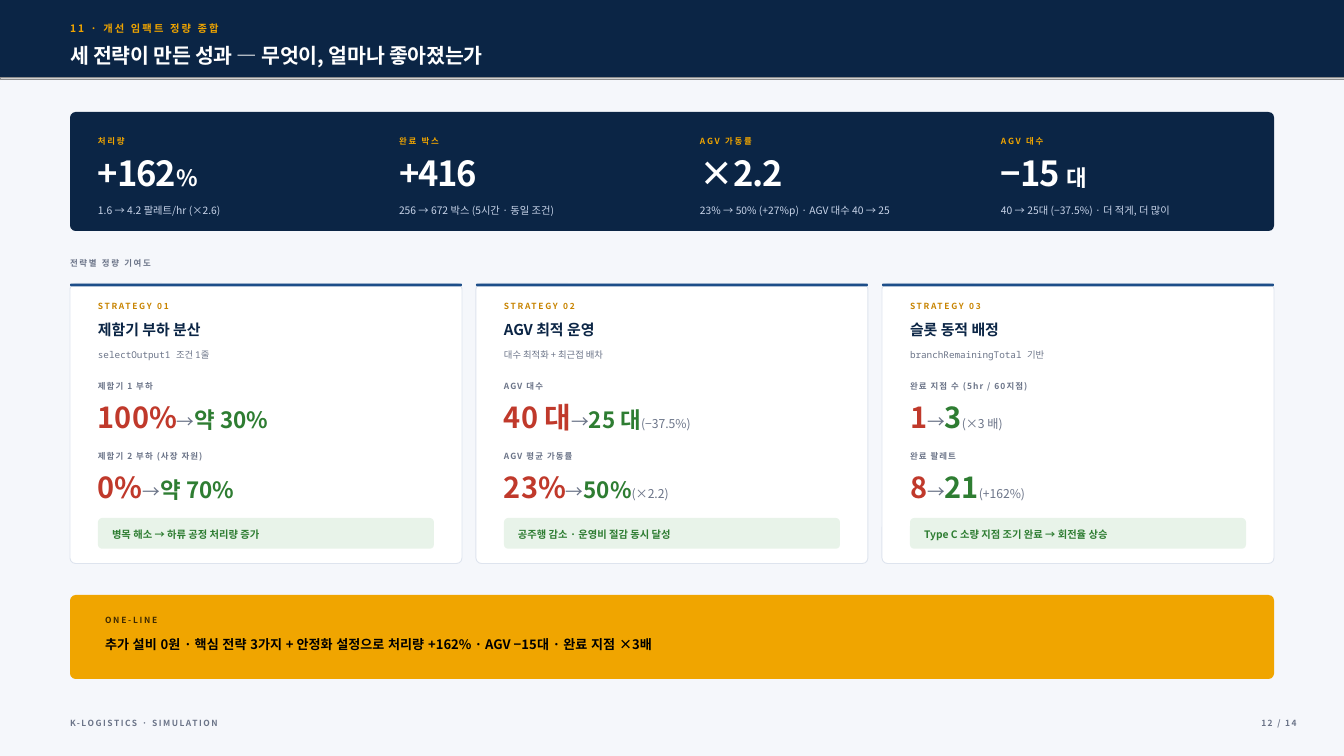
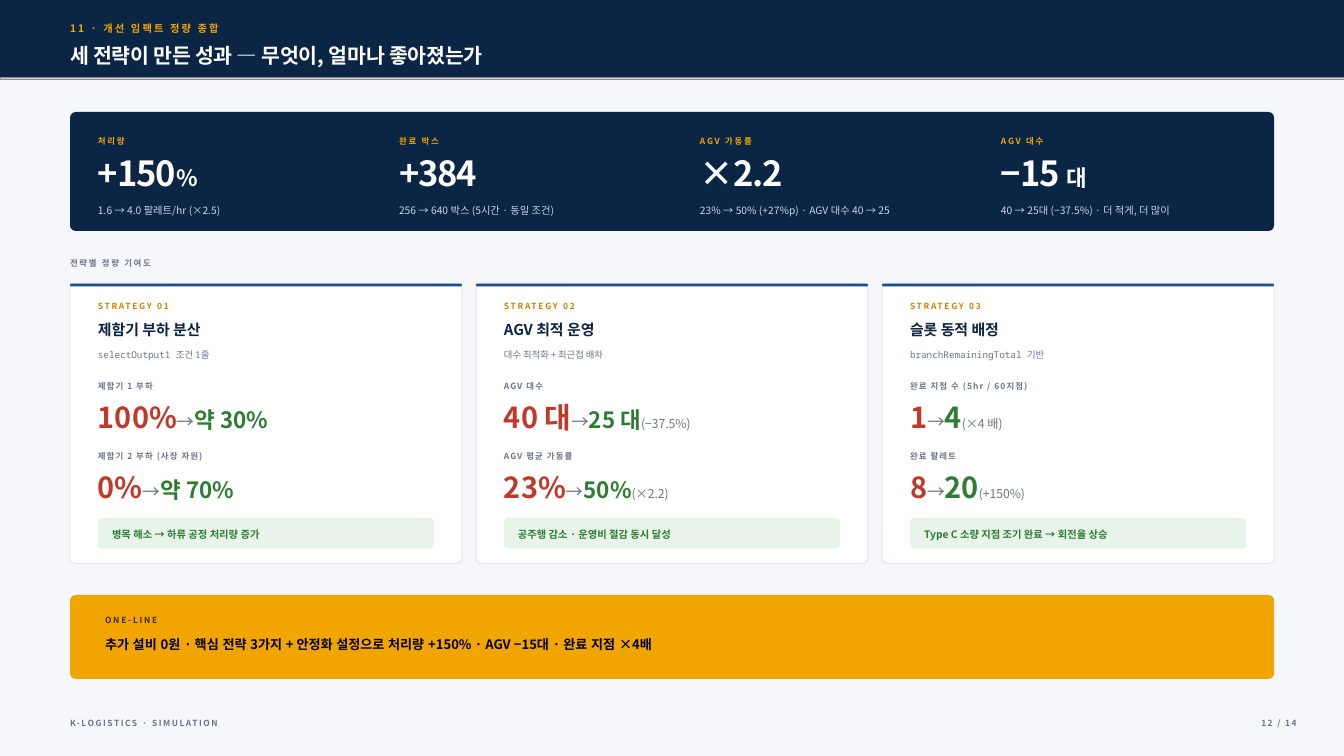
Before and after one commit to cholin3721/simulation_contest2, a slide deck: slide 12 of 피킹_프로세스_효율화_및_생산성_극대화_20260709235709.pptx. Drawn at 1344x756 pixels with LibreOffice and Linux fonts; fonts in the diff are those of the drawing; grey boxes stand for pictures; background and template pictures are left out. Boxes give left, top, right and bottom in pixels: in the first picture for what was removed or moved away, otherwise in the second. Text is boxed around its words. In the diff, an @@ line names an element or a change of style, - is before the commit and + after.

```diff
--- a/피킹_프로세스_효율화_및_생산성_극대화_20260709235709.pptx
+++ b/피킹_프로세스_효율화_및_생산성_극대화_20260709235709.pptx
@@ text at box(98, 160, 176, 187): text changed @@
-+162%
++150%
@@ text at box(399, 160, 477, 187): text changed @@
-+416
++384
@@ text at box(98, 205, 221, 216): text changed @@
-1.6 → 4.2 팔레트/hr (×2.6)
+1.6 → 4.0 팔레트/hr (×2.5)
@@ text at box(399, 205, 554, 216): text changed @@
-256 → 672 박스 (5시간 · 동일 조건)
+256 → 640 박스 (5시간 · 동일 조건)
@@ text at box(910, 406, 1002, 430): text changed @@
-1→3(×3 배)
+1→4(×4 배)
@@ text at box(910, 476, 1025, 500): text changed @@
-8→21(+162%)
+8→20(+150%)
@@ text at box(105, 638, 652, 651): text changed @@
-추가 설비 0원 · 핵심 전략 3가지 + 안정화 설정으로 처리량 +162% · AGV −15대 · 완료 지점 ×3배
+추가 설비 0원 · 핵심 전략 3가지 + 안정화 설정으로 처리량 +150% · AGV −15대 · 완료 지점 ×4배
```
Also in this commit, not shown: 6 other slides changed, 7 other files.
